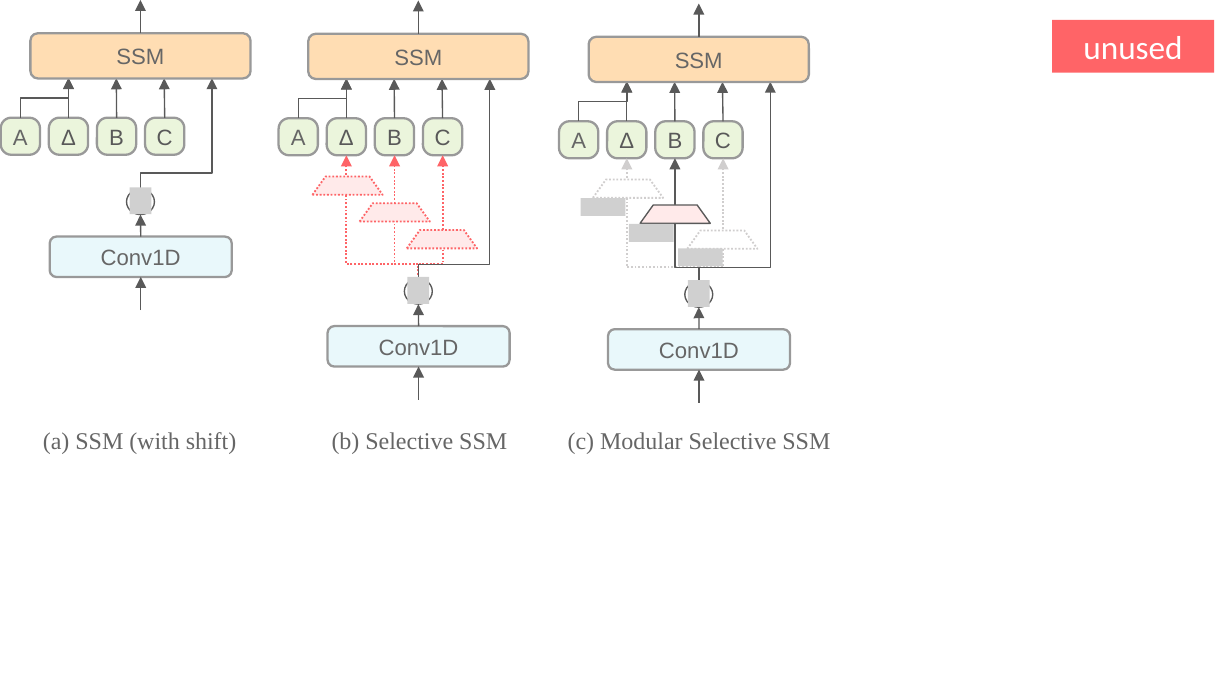
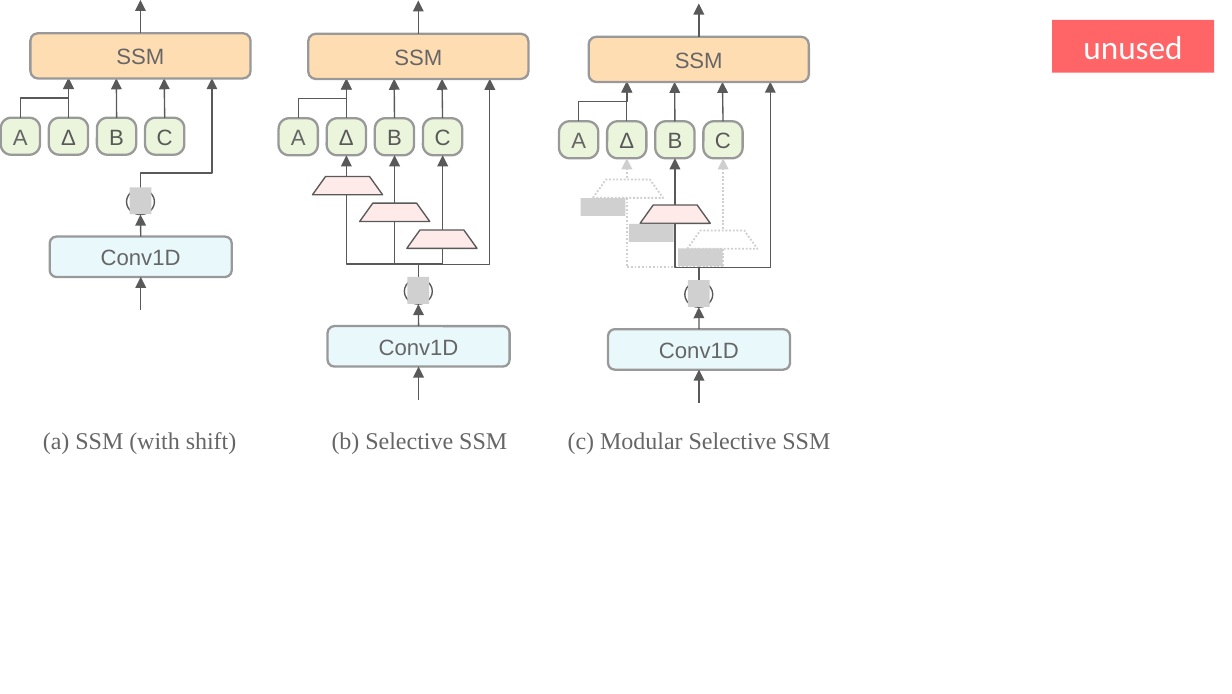
Before and after one commit to yoom618/MambaSL, a slide deck: slide 2 of figures_n_tables/figures/MambaSL-all_figures.pptx. Drawn at 1232x694 pixels with LibreOffice and Linux fonts; fonts in the diff are those of the drawing; grey boxes stand for pictures. Boxes give left, top, right and bottom in pixels: in the first picture for what was removed or moved away, otherwise in the second. Text is boxed around its words. In the diff, an @@ line names an element or a change of style, - is before the commit and + after.

```diff
--- a/figures_n_tables/figures/MambaSL-all_figures.pptx
+++ b/figures_n_tables/figures/MambaSL-all_figures.pptx
@@ elbow arrow (419, 279) - (347, 155): stroke #FE6467 1 pt dashed to #595959 0.75 pt @@
@@ elbow arrow (419, 279) - (395, 155): stroke #FE6467 1 pt dashed to #595959 0.75 pt @@
@@ elbow arrow (419, 279) - (443, 155): stroke #FE6467 1 pt dashed to #595959 0.75 pt @@
@@ outline #FE6467 1 pt dashed to #595959 0.75 pt in 3 elements at box(312, 177, 383, 195), box(407, 230, 477, 249), box(360, 203, 431, 222) @@
```
Also in this commit, not shown: 1 other slide changed, 16 other files.
